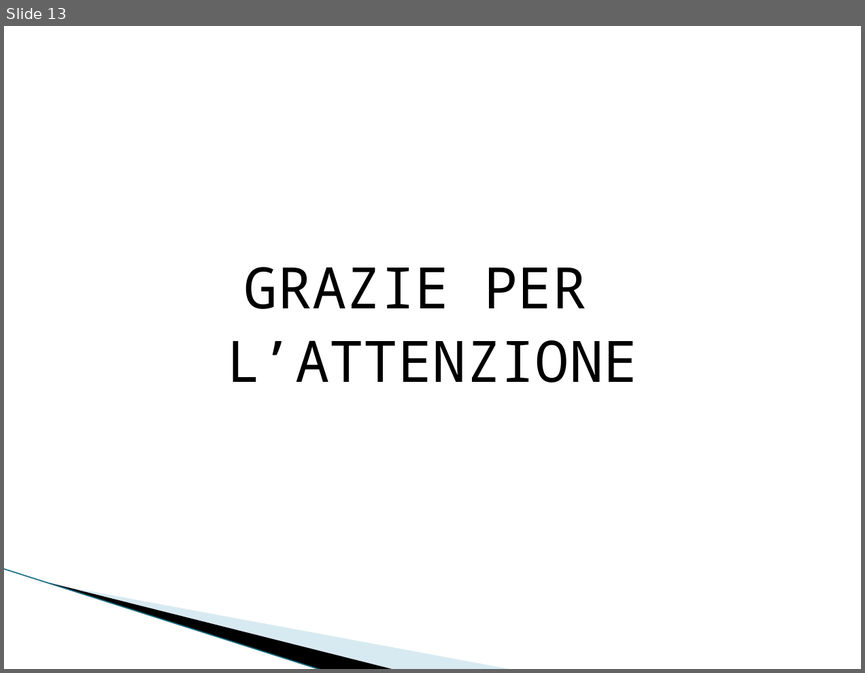
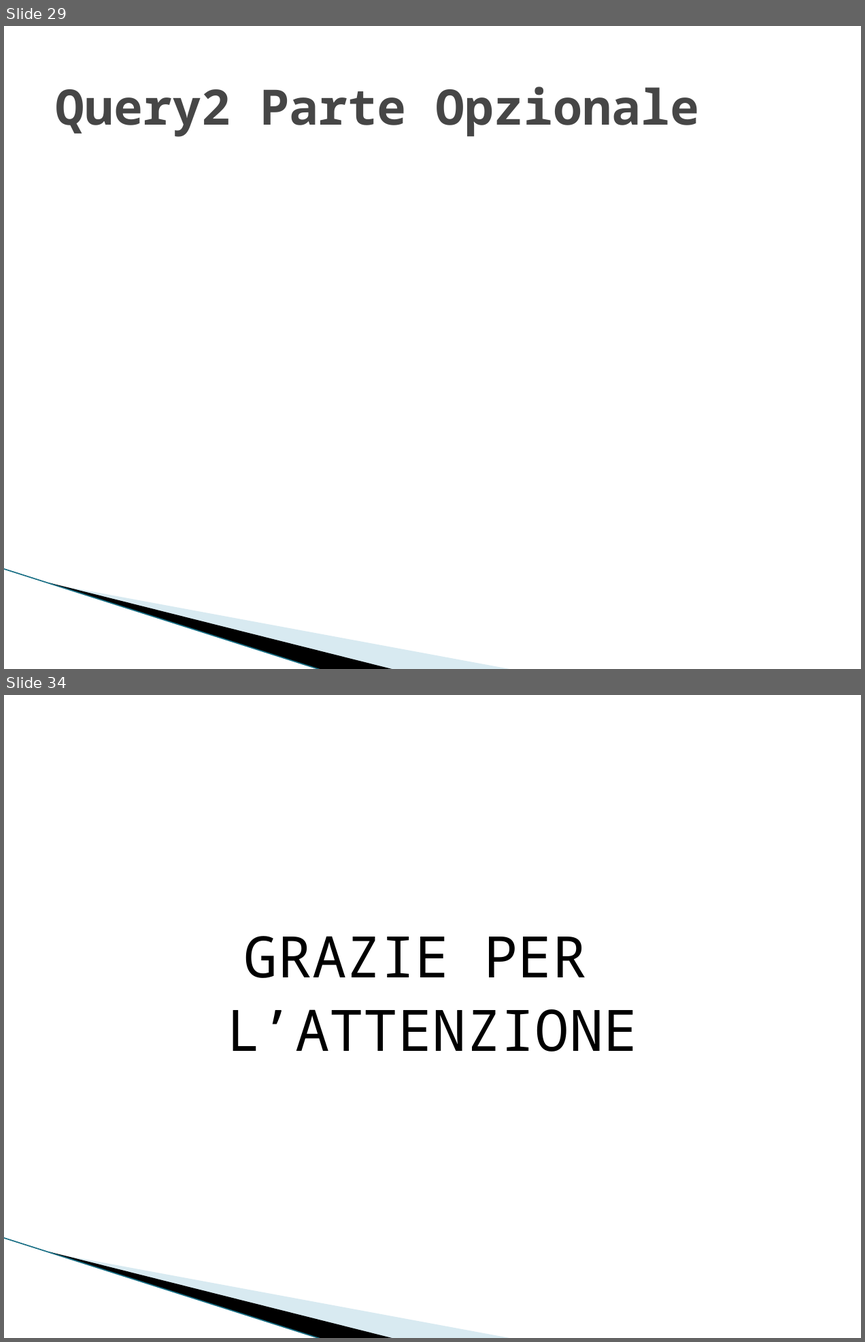
Before and after one commit to alexiey91/Flink, a slide deck: SABD2.pptx. Shown one above the other, each under a label of ours: slide 13 before the commit, slides 29 and 34 after it; the slides between them are not shown. The pictures are 865x673 and 865x1342 pixels, drawn with LibreOffice and Linux fonts; fonts in the diff are those of the drawing; background and template pictures are left out. Boxes give left, top, right and bottom in pixels: in the first picture for what was removed or moved away, otherwise in the second. Text is boxed around its words. In the diff, an @@ line names an element or a change of style, - is before the commit and + after.

```diff
--- a/SABD2.pptx
+++ b/SABD2.pptx
@@ slide 29 added at (4,26,861,669), background #FFFFFF; not listed: 3 template elements that a slide beside it also shows @@
@@ title added at (55,87,699,137), 41 pt, text #464646, bold @@
+Query2 Parte Opzionale
@@ what was slide 13 is now slide 34 @@
```
Also in this commit, not shown: 1 slide changed, 21 other slides added, 1 slide removed.
